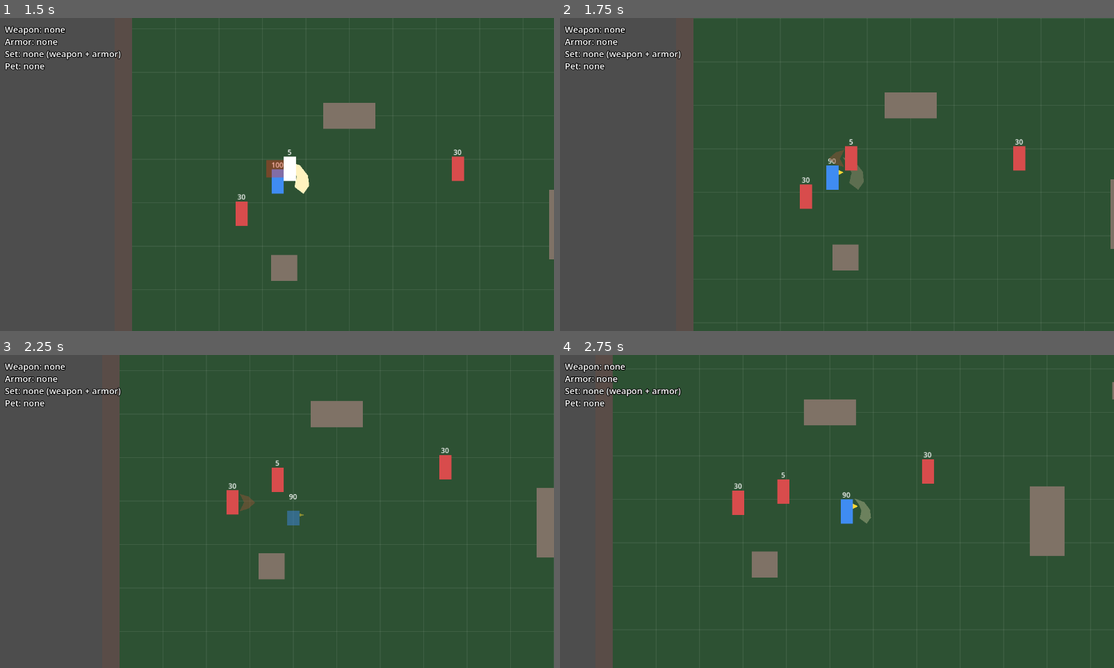
Above: before the commit, frames 1-4 (two rows, left to right).
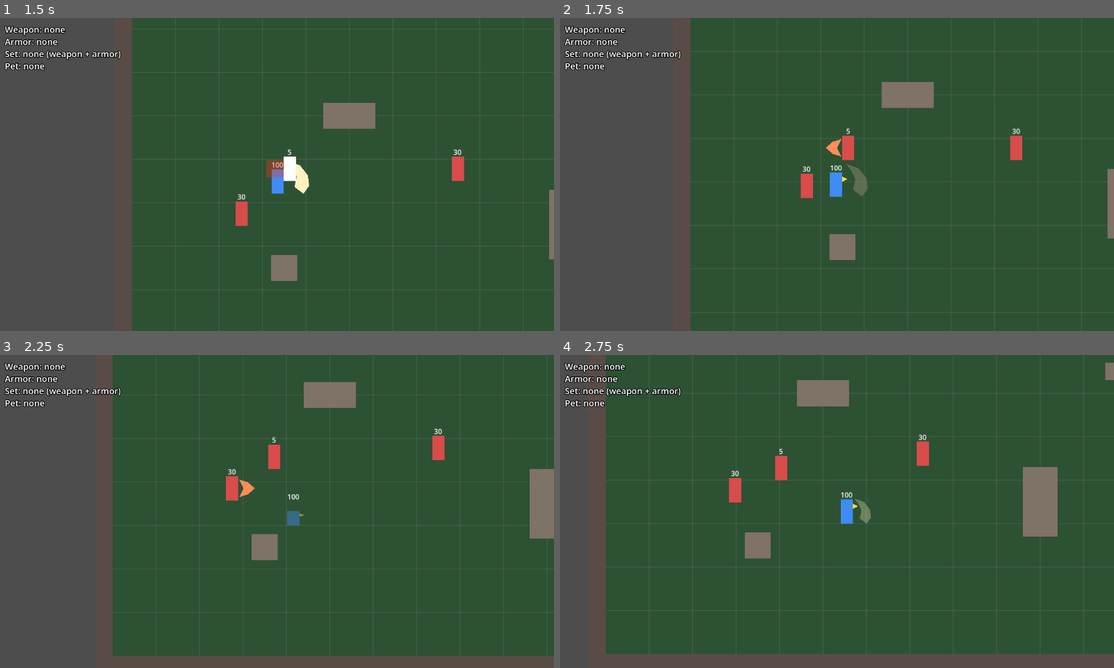
Above: after the commit, the same moments.

Repository: knc219-a11y/second-game
Game: Godot game, scene res://scenes/test_map.tscn
Two runs of this game, one before a commit and one after it. Both use one fixed random seed, a clock stepped at 60 frames per second and the inputs below.
Inputs:
- Up to frame 1 (1.5 s): hold Right (move_right) 0.53-1.28 s; hold X (attack) 0.53-1.28 s; hold Down (move_down) from 1.28 s (still down); tap X (attack) at 1.35 s
- Up to frame 2 (1.75 s): keep holding Down (move_down)
- Up to frame 3 (2.25 s): release Down (move_down) at 2.03 s; hold Right (move_right) from 2.03 s (still down); hold X (attack) from 2.03 s (still down); tap Space (roll) at 2.1 s
- Up to frame 4 (2.75 s): keep holding Right (move_right); keep holding X (attack)

Frame 1 is identical in both runs. In frame 2, 2.9% of the frame differs, in the area x 23-100%, y 0-100%; in frame 3, 7.8%; in frame 4, 9.3%, in the area x 8-100%, y 0-100%.

Commit message:
Enemy: gentler counter - longer wind-up (0.45 s) and 5 damage
Co-Authored-By: Claude Opus 5.5 (1M context) <noreply@anthropic.com>
Claude-Session: https://claude.ai/code/session_01CKwnqmWfmSJLag9zHMCqbA

Diff:
--- a/scripts/enemy.gd
+++ b/scripts/enemy.gd
@@ -60,6 +60,10 @@
 # yellow normal wind-up) instead of telegraph_color. Not used with
 # super_armor (the tough variant keeps its own rule).
 @export var counter_color: Color = Color(1, 0.3, 0.9, 1)
+# Kept gentle for now: a counter winds up longer than a normal swing (easier to
+# read and dodge) and hits for less.
+@export var counter_startup: float = 0.45
+@export var counter_damage: int = 5
 
 enum AttackPhase { NONE, STARTUP, ACTIVE, RECOVERY }
 
@@ -214,12 +218,13 @@
 
 func _update_attack(delta: float) -> void:
 	attack_time += delta
-	if attack_time < attack_startup:
+	var startup := counter_startup if is_counter else attack_startup
+	if attack_time < startup:
 		_set_attack_phase(AttackPhase.STARTUP)
-	elif attack_time < attack_startup + attack_active:
+	elif attack_time < startup + attack_active:
 		_set_attack_phase(AttackPhase.ACTIVE)
 		_apply_hit()
-	elif attack_time < attack_startup + attack_active + attack_recovery:
+	elif attack_time < startup + attack_active + attack_recovery:
 		_set_attack_phase(AttackPhase.RECOVERY)
 	else:
 		_end_attack()
@@ -262,7 +267,7 @@
 		var target := area.get_parent()
 		if target.has_method("take_damage"):
 			# Push the Player the way the swing faces (left/right only).
-			target.take_damage(attack_damage, int(attack_pivot.scale.x))
+			target.take_damage(counter_damage if is_counter else attack_damage, int(attack_pivot.scale.x))
 			attack_landed = true
 			return
 
